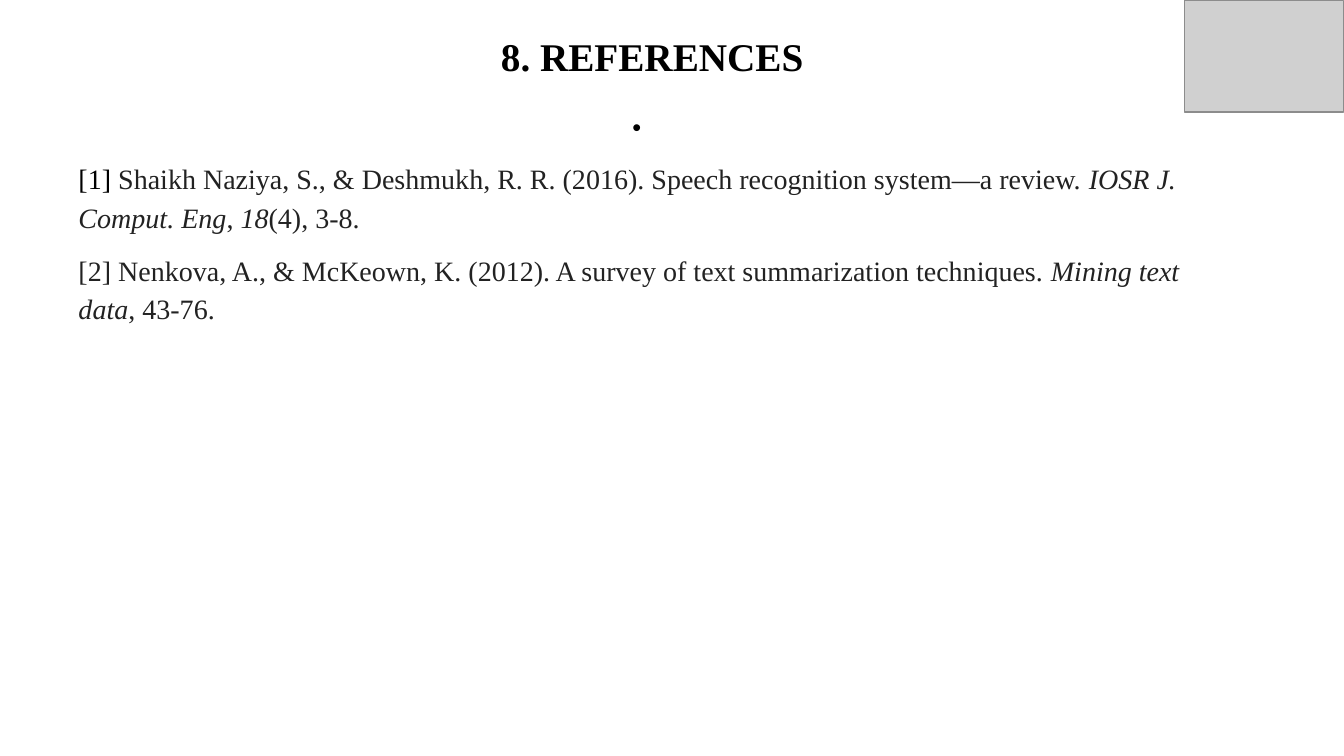
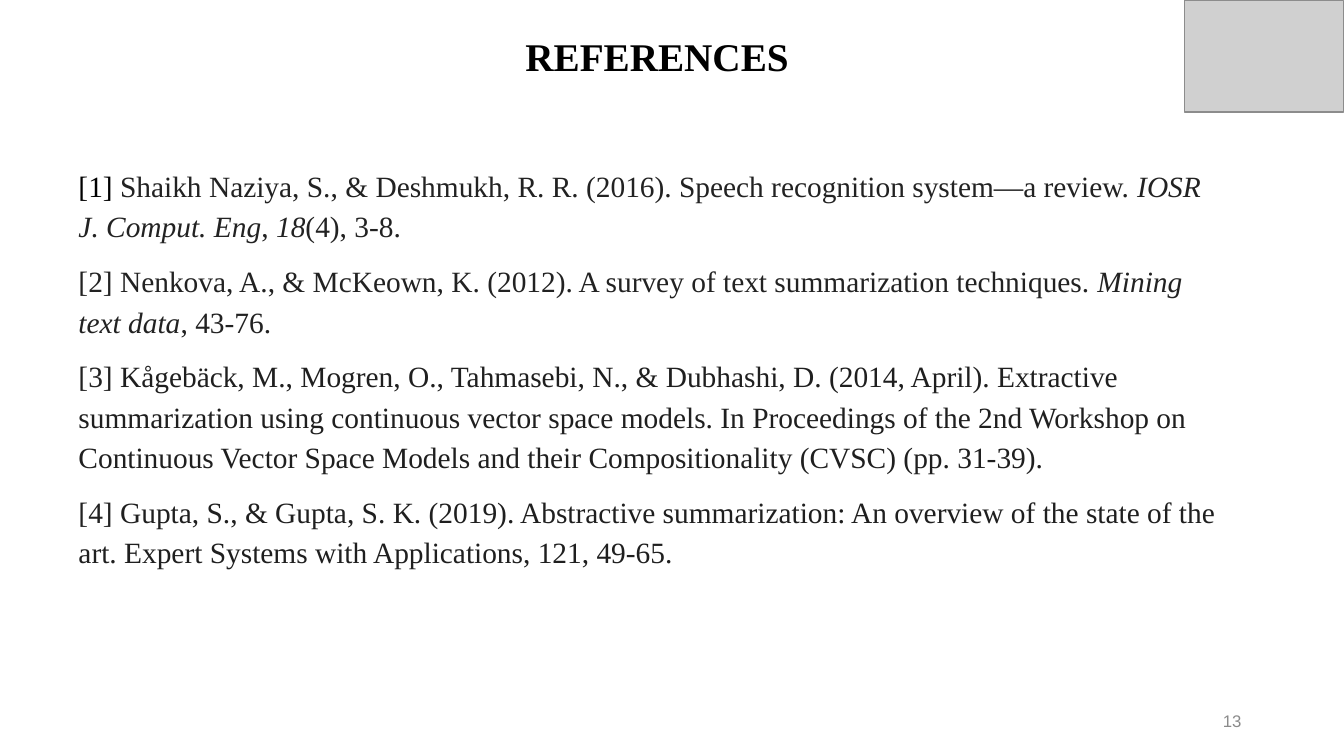
Before and after one commit to Hariomsmit/TransSummarize, a slide deck: slide 13 of MINI_PROJECT.pptx (slide 9 before the commit). Drawn at 1344x756 pixels with LibreOffice and Linux fonts; fonts in the diff are those of the drawing; grey boxes stand for pictures. Boxes give left, top, right and bottom in pixels: in the first picture for what was removed or moved away, otherwise in the second. Text is boxed around its words. In the diff, an @@ line names an element or a change of style, - is before the commit and + after.

```diff
--- a/MINI_PROJECT.pptx
+++ b/MINI_PROJECT.pptx
@@ text at (525,45,788,72): text changed @@
-8. REFERENCES
+REFERENCES
@@ text at (78,176,1201,337): size 20 to 21 pt in "[1] Shaikh Naziya, S., & Deshmukh, R. ...", "[2] Nenkova, A., & McKeown, K. (2012). ..." @@
@@ text at (78,365,1215,570): paragraphs added @@
+[3] Kågebäck, M., Mogren, O., Tahmasebi, N., & Dubhashi, D. (2014, April). Extractive summarization using continuous vector space models. In Proceedings of the 2nd Workshop on Continuous Vector Space Models and their Compositionality (CVSC) (pp. 31-39).
+[4] Gupta, S., & Gupta, S. K. (2019). Abstractive summarization: An overview of the state of the art. Expert Systems with Applications, 121, 49-65.
@@ page number added at (1223,715,1242,727), 12 pt, text #8B8B8B @@
+13
```
Also in this commit, not shown: 8 other slides changed, 5 slides added, 1 slide removed, 11 other files.
